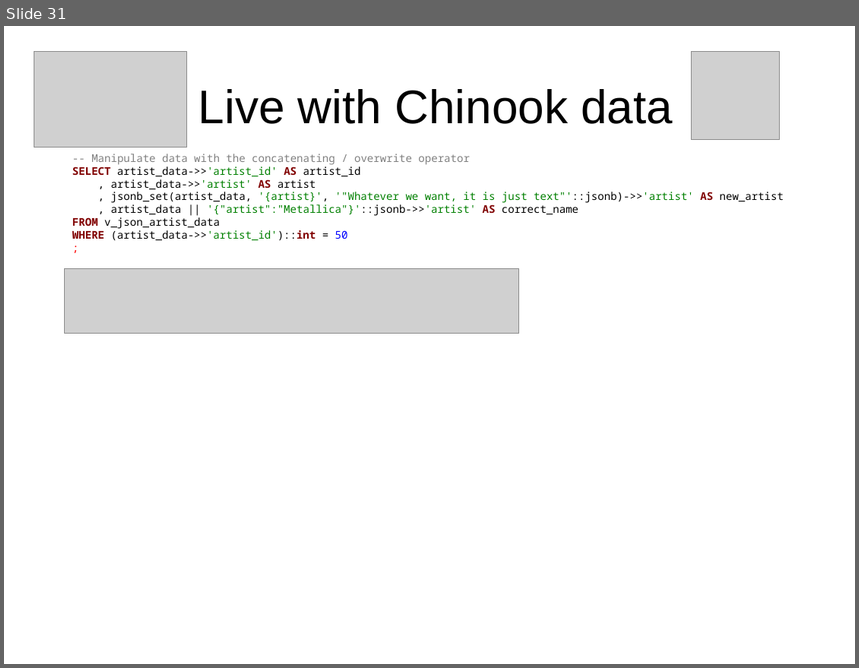
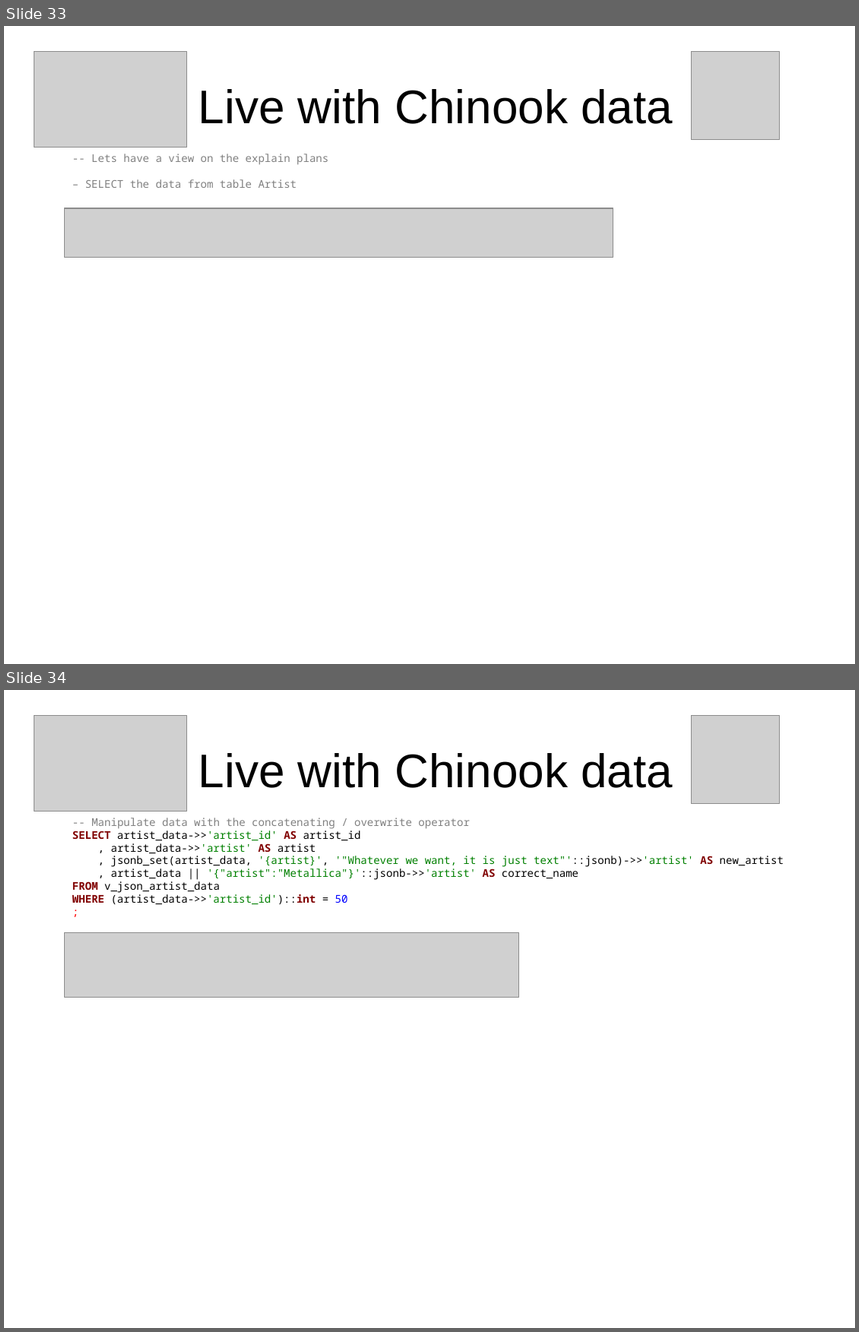
Before and after one commit to sjstoelting/talks, a slide deck: json-by-example/JSON-by-example.odp. Shown one above the other, each under a label of ours: slide 31 before the commit, slides 33 and 34 after it. The pictures are 859x668 and 859x1332 pixels, drawn with LibreOffice and Linux fonts; fonts in the diff are those of the drawing; grey boxes stand for pictures. Boxes give left, top, right and bottom in pixels: in the first picture for what was removed or moved away, otherwise in the second. Text is boxed around its words. In the diff, an @@ line names an element or a change of style, - is before the commit and + after.

```diff
--- a/json-by-example/JSON-by-example.odp
+++ b/json-by-example/JSON-by-example.odp
@@ slide 33 added at <box>4,26,855,664</box>, background #FFFFFF @@
@@ picture added at <box>34,52,187,148</box> @@
@@ picture added at <box>692,52,779,139</box> @@
@@ title added at <box>199,89,673,124</box>, 44 pt, text #000000 @@
+Live with Chinook data
@@ text added at <box>85,154,329,188</box>, 10 pt, text #808080 @@
+-- Lets have a view on the explain plans
+– SELECT the data from table Artist
@@ picture added at <box>65,208,614,258</box> @@
@@ what was slide 31 is now slide 34 @@
```
Also in this commit, not shown: 5 slides changed, 2 other slides added, 3 other files.
